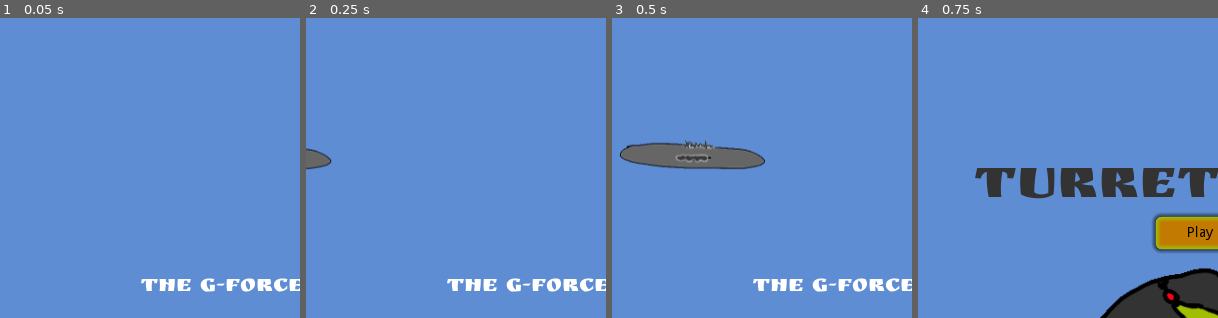
Above: before the commit, frames 1-4 (left to right).
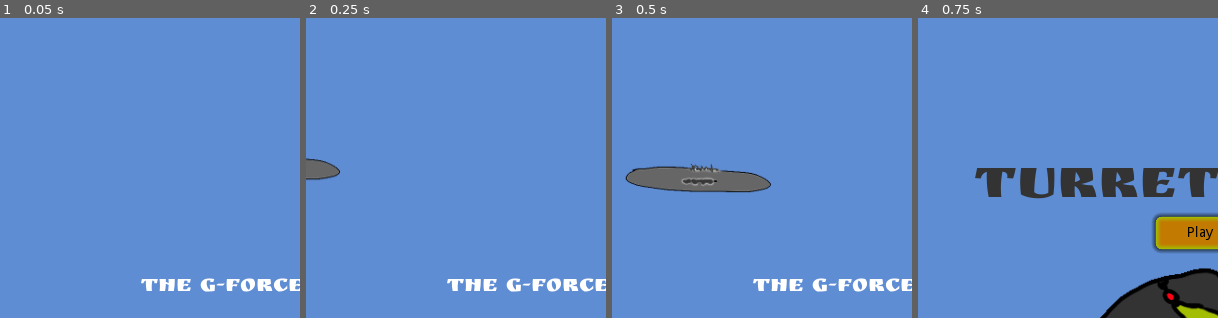
Above: after the commit, the same moments.

Repository: the-g-force/FamJam-March2021
Game: Godot game, scene res://src/Screens/SplashScreen.tscn
Same seed, same stepped clock (60 frames per second), same inputs: the game is played once before the commit and once after it.
Inputs (mouse positions are % of the whole screen's width and height, from its top left):
- Up to frame 1 (0.05 s): no input
- Up to frame 2 (0.25 s): no input
- Up to frame 3 (0.5 s): no input
- Up to frame 4 (0.75 s): tap Enter at 0.5 s; move the mouse to (72, 45) at 0.52 s; click (72, 45) at 0.67 s
The pictures show only the part of the screen within x 0-50%, y 0-50%; the shares and areas given below are measured in that part.

Frame 1 is identical in both runs. In frame 2, 0.7% of the frame differs, in the area x 0-12%, y 43-54%; in frame 3, 6.7%, in the area x 2-53%, y 40-59%; in frame 4, nothing differs.

Commit message:
Fancy up splash screen animation

Diff:
--- a/project/src/Screens/SplashScreen.tscn
+++ b/project/src/Screens/SplashScreen.tscn
@@ -26,6 +26,30 @@
 "transitions": PoolRealArray( 0.466517, 1, 1 ),
 "update": 0,
 "values": [ Vector2( -76, 450 ), Vector2( 316.266, 450 ), Vector2( 1100, 450 ) ]
+}
+tracks/1/type = "value"
+tracks/1/path = NodePath("sub1/sub3:position")
+tracks/1/interp = 1
+tracks/1/loop_wrap = true
+tracks/1/imported = false
+tracks/1/enabled = true
+tracks/1/keys = {
+"times": PoolRealArray( 0.8, 1.6 ),
+"transitions": PoolRealArray( 1, 1 ),
+"update": 0,
+"values": [ Vector2( -402.611, 55.3264 ), Vector2( -371.443, -71.2948 ) ]
+}
+tracks/2/type = "value"
+tracks/2/path = NodePath("sub1/sub2:position")
+tracks/2/interp = 1
+tracks/2/loop_wrap = true
+tracks/2/imported = false
+tracks/2/enabled = true
+tracks/2/keys = {
+"times": PoolRealArray( 0, 1 ),
+"transitions": PoolRealArray( 1, 0.659752 ),
+"update": 0,
+"values": [ Vector2( -174.693, -330.381 ), Vector2( -186.381, -279.733 ) ]
 }
 
 [node name="Splashscreen" type="Control"]
@@ -67,15 +91,15 @@
 }
 
 [node name="sub1" type="Sprite" parent="."]
-position = Vector2( 1100, 450 )
+position = Vector2( 408.47, 450 )
 texture = ExtResource( 4 )
 
 [node name="sub3" type="Sprite" parent="sub1"]
-position = Vector2( -402.611, 55.3264 )
+position = Vector2( -394.819, 23.6711 )
 texture = ExtResource( 6 )
 
 [node name="sub2" type="Sprite" parent="sub1"]
-position = Vector2( -186.381, -328.433 )
+position = Vector2( -186.381, -279.733 )
 texture = ExtResource( 5 )
 
 [node name="AnimationPlayer" type="AnimationPlayer" parent="."]
